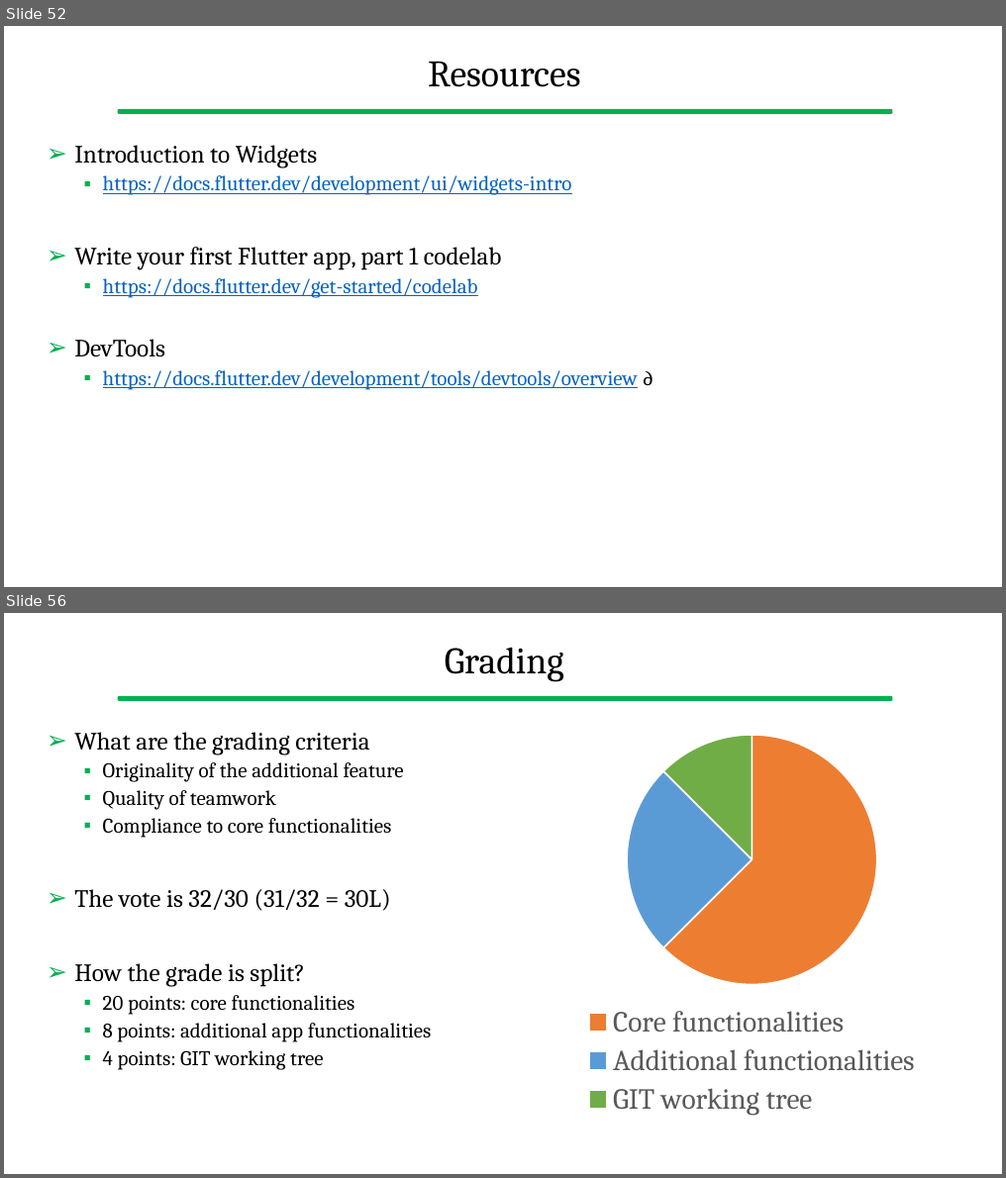
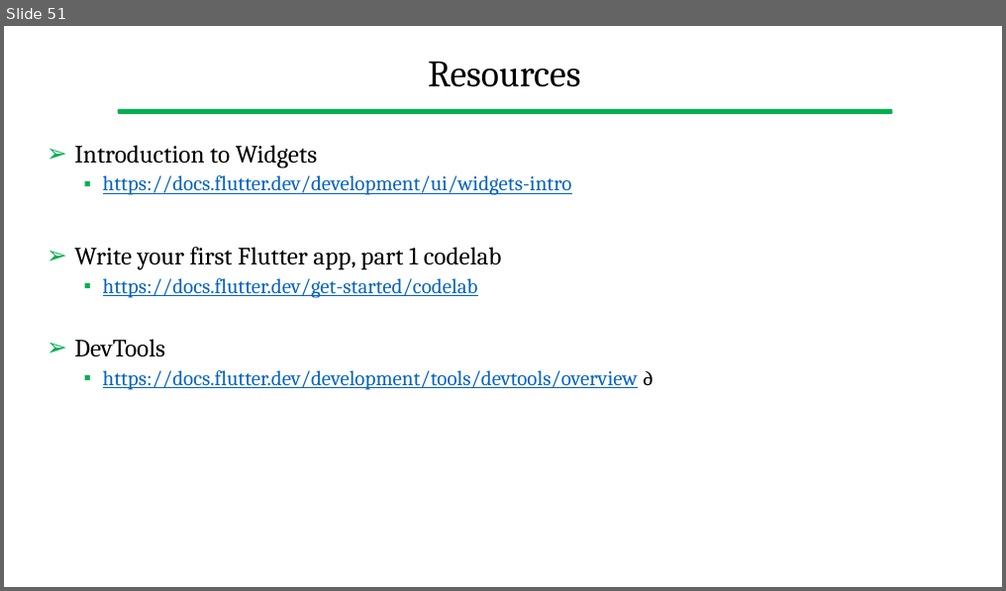
Before and after one commit to gcappon/bwthw, a slide deck: lab_04-hello-flutter/lab_04-hello_flutter.pptx. Shown one above the other, each under a label of ours: slides 52 and 56 before the commit, slide 51 after it; the slides between them are not shown. The pictures are 1006x1178 and 1006x591 pixels, drawn with LibreOffice and Linux fonts; fonts in the diff are those of the drawing. Boxes give left, top, right and bottom in pixels: in the first picture for what was removed or moved away, otherwise in the second. Text is boxed around its words. In the diff, an @@ line names an element or a change of style, - is before the commit and + after.

```diff
--- a/lab_04-hello-flutter/lab_04-hello_flutter.pptx
+++ b/lab_04-hello-flutter/lab_04-hello_flutter.pptx
@@ slide 56 removed at (4, 613, 1002, 1174), background #FFFFFF; not listed: 1 template element that a slide beside it also shows @@
@@ title removed at (445, 647, 564, 682) @@
-Grading
@@ pie chart removed at (526, 725, 978, 1122) @@
-categories: Core functionalities, Additional functionalities, GIT working tree
-Series 1: 62, 25, 12
@@ text removed at (74, 732, 432, 1070) @@
-➢ What are the grading criteria
-  ▪ Originality of the additional feature
-  ▪ Quality of teamwork
-  ▪ Compliance to core functionalities
-➢ The vote is 32/30 (31/32 = 30L)
-➢ How the grade is split?
-  ▪ 20 points: core functionalities
-  ▪ 8 points: additional app functionalities
-  ▪ 4 points: GIT working tree
@@ what was slide 52 is now slide 51 @@
```
Also in this commit, not shown: 6 slides changed, 4 other slides removed, 9 other files.
